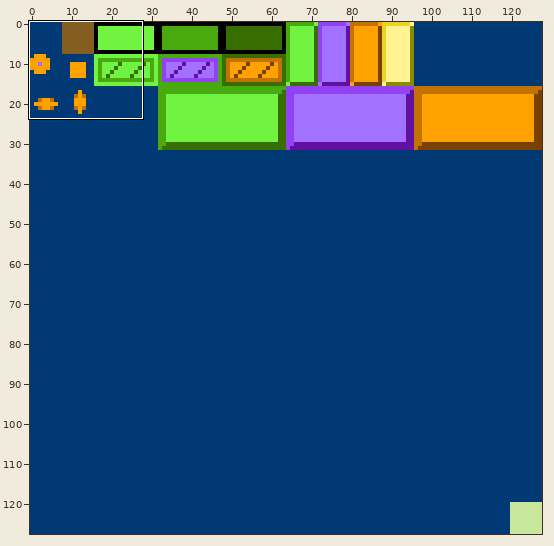
Edited in one commit: pixel-art file (tiles.aseprite). Above: a wide view before the commit, with the close-up outlined.
Close-up. First the earlier version:
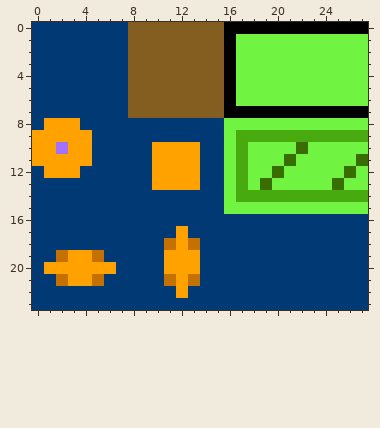
128x128 pixels, 1 frame. Shown: x 0..27, y 0..23.
After:
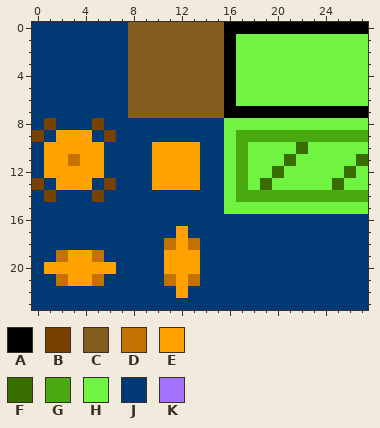
Palette (. is transparent): A #000000  B #794100  C #845e21  D #c37100  E #ffa200  F #386d00  G #49aa10  H #71f341  J #003973  K #a271ff
Difference:
{"y":8,"x":1,"old":"EEE","new":"BJJ"}
{"y":8,"x":5,"old":"J","new":"B"}
{"y":9,"x":0,"old":"EE","new":"BJ"}
{"y":9,"x":6,"old":"J","new":"B"}
{"y":10,"x":0,"old":"E","new":"J"}
{"y":10,"x":2,"old":"K","new":"E"}
{"y":10,"x":5,"old":"J","new":"E"}
{"y":11,"x":0,"old":"E","new":"J"}
{"y":11,"x":3,"old":"E","new":"D"}
{"y":11,"x":5,"old":"J","new":"E"}
{"y":12,"x":4,"old":"JJ","new":"EE"}
{"y":13,"x":0,"old":"J","new":"B"}
{"y":13,"x":2,"old":"JJJ","new":"EEE"}
{"y":13,"x":6,"old":"J","new":"B"}
{"y":14,"x":1,"old":"J","new":"B"}
{"y":14,"x":5,"old":"J","new":"B"}
{"label":"changed","picture_box":[32,118,116,202]}
